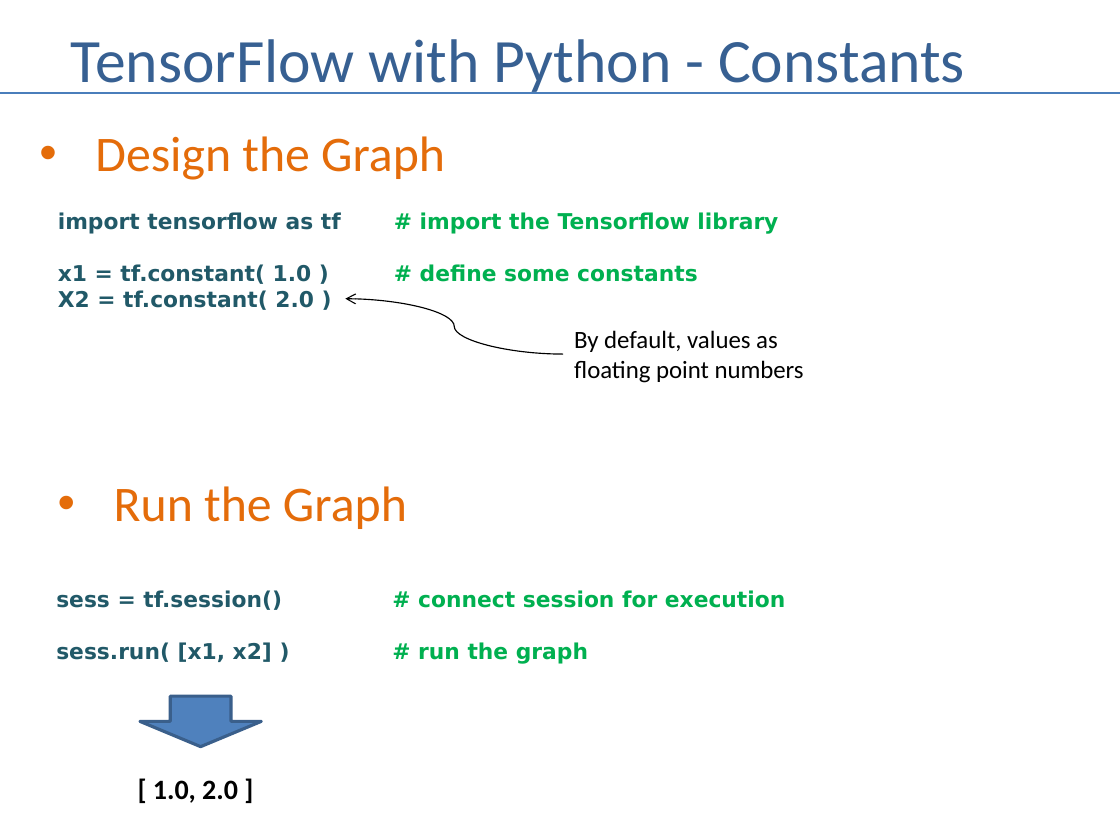
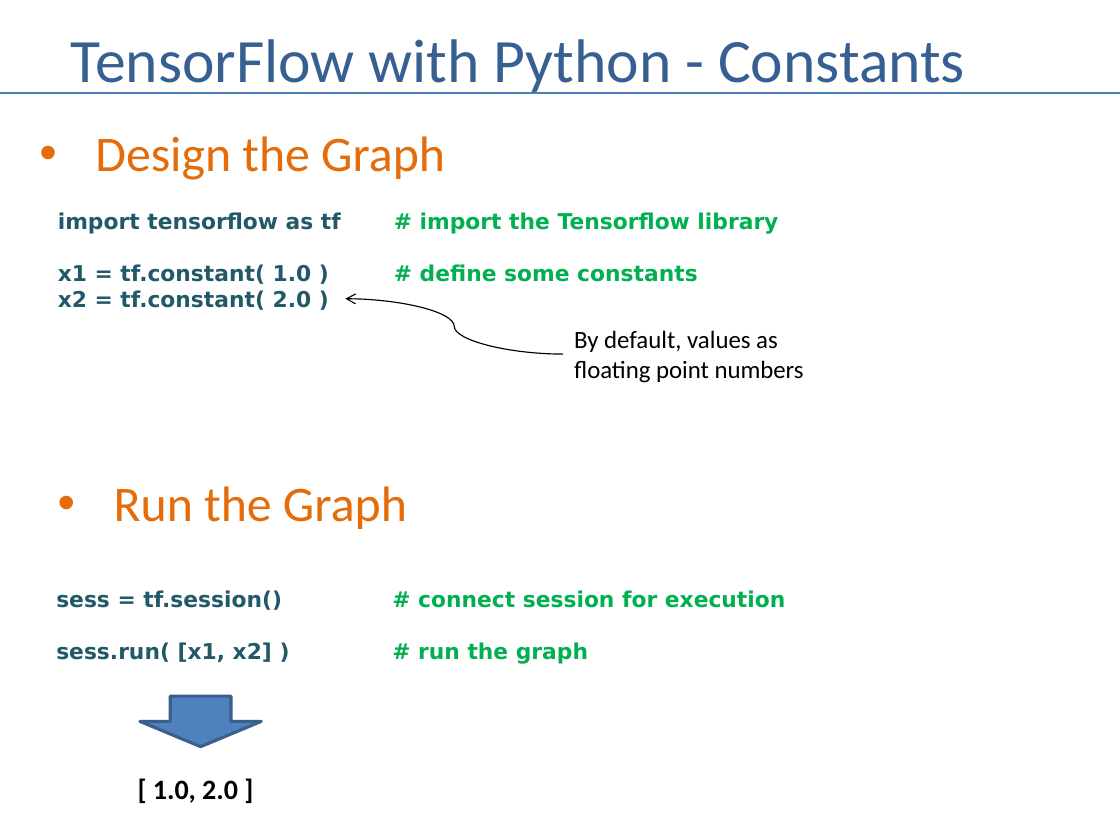
Before and after one commit to andrewferlitsch/Portland-Data-Science-Group, a slide deck: slide 9 of Presentations/ML Tensorflow Intro.pptx. Drawn at 1120x840 pixels with LibreOffice and Linux fonts; fonts in the diff are those of the drawing. Boxes give left, top, right and bottom in pixels: in the first picture for what was removed or moved away, otherwise in the second. Text is boxed around its words. In the diff, an @@ line names an element or a change of style, - is before the commit and + after.

Commit message:
typo fix

```diff
--- a/Presentations/ML Tensorflow Intro.pptx
+++ b/Presentations/ML Tensorflow Intro.pptx
@@ text at (58,290,312,310): text changed @@
-X2 = tf.constant( 2.0 )
+x2 = tf.constant( 2.0 )
```
Also in this commit, not shown: 2 other slides changed.
